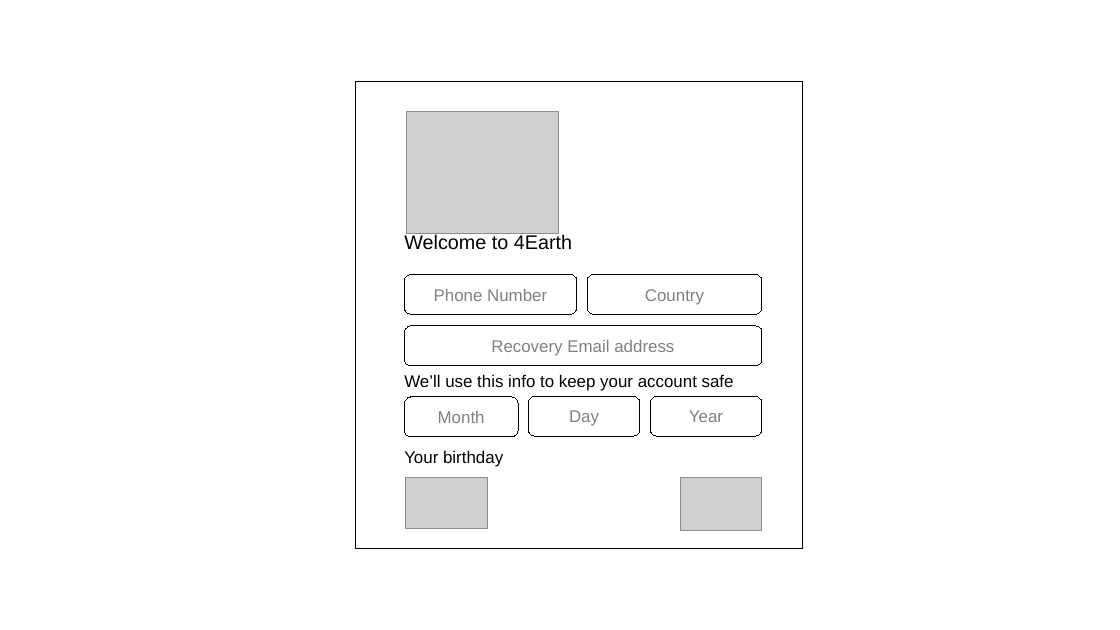
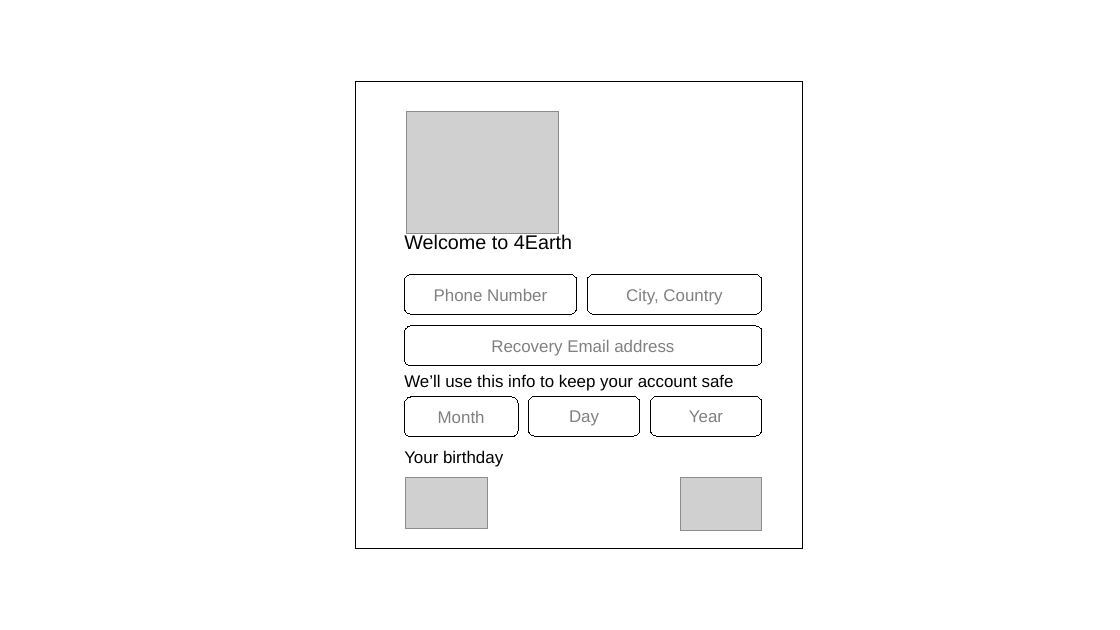
Before and after one commit to manugarcia101/EcoProject, a slide deck: slide 5 of Design/EcoWebStoryboard.odp. Drawn at 1120x630 pixels with LibreOffice and Linux fonts; fonts in the diff are those of the drawing; grey boxes stand for pictures. Boxes give left, top, right and bottom in pixels: in the first picture for what was removed or moved away, otherwise in the second. Text is boxed around its words. In the diff, an @@ line names an element or a change of style, - is before the commit and + after.

```diff
--- a/Design/EcoWebStoryboard.odp
+++ b/Design/EcoWebStoryboard.odp
@@ text in freeform shape at [626, 289, 722, 305]: text changed @@
-Country
+City, Country
```
Also in this commit, not shown: 1 other slide changed, 2 slides added, 7 other files.
